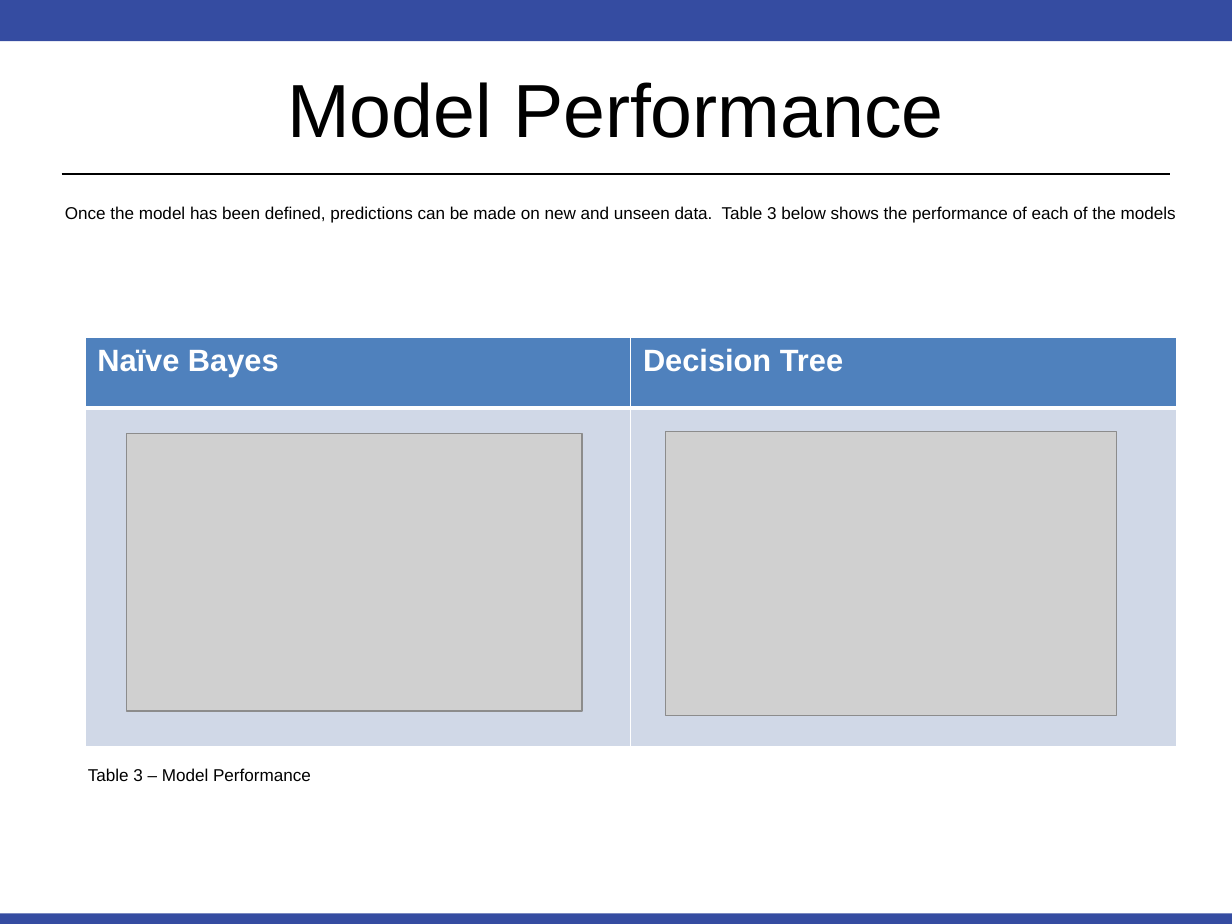
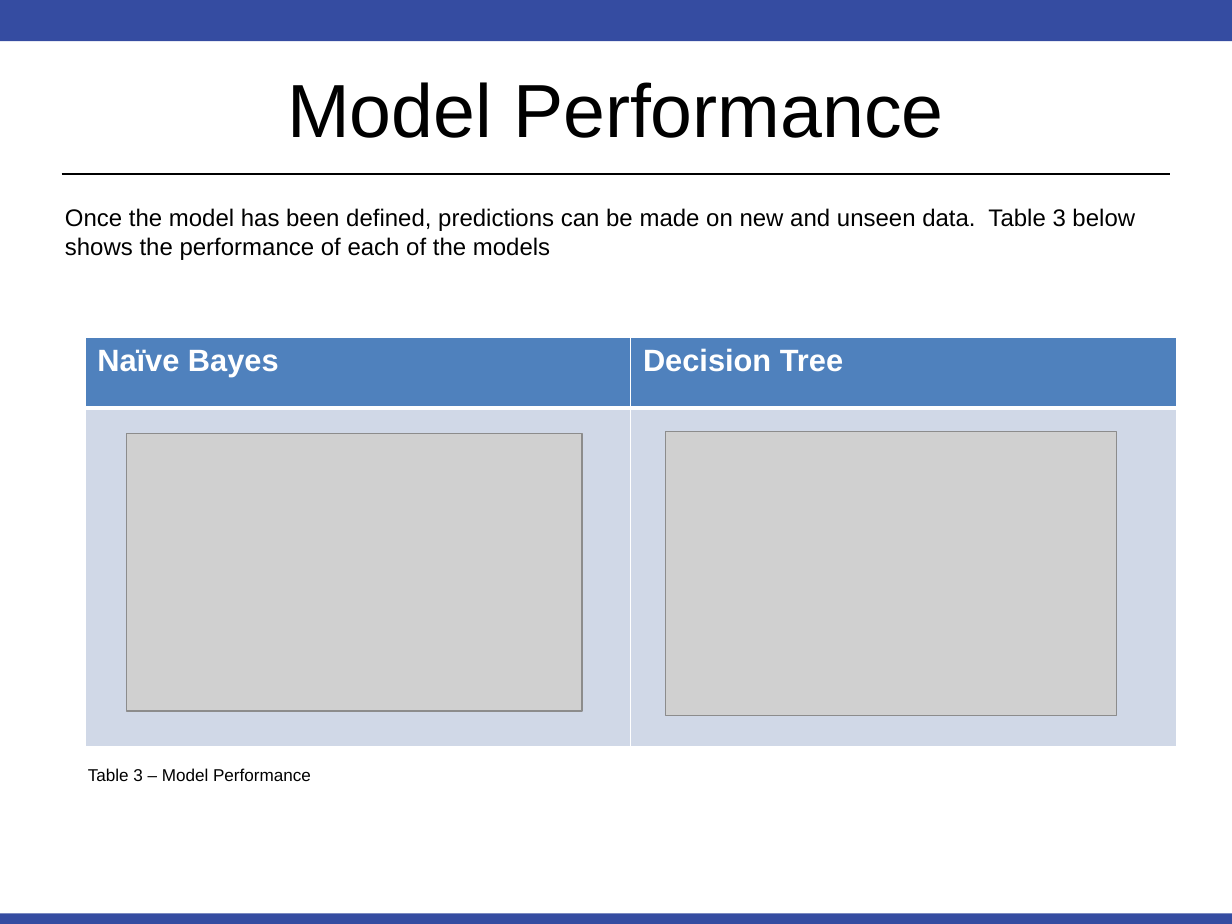
Before and after one commit to RobinsonCW/USWildfireAnalysis, a slide deck: slide 9 of presentation/DS7346_Cloud_Computing_Presentation_jrw.pptx. Drawn at 1232x924 pixels with LibreOffice and Linux fonts; fonts in the diff are those of the drawing; grey boxes stand for pictures. Boxes give left, top, right and bottom in pixels: in the first picture for what was removed or moved away, otherwise in the second. Text is boxed around its words. In the diff, an @@ line names an element or a change of style, - is before the commit and + after.

Commit message:
Updated presentation slides w/ appropriate size fonts

```diff
--- a/presentation/DS7346_Cloud_Computing_Presentation_jrw.pptx
+++ b/presentation/DS7346_Cloud_Computing_Presentation_jrw.pptx
@@ text "Once the model has been ..." at (65, 208, 1135, 260): size 10 to 14 pt @@
```
Also in this commit, not shown: 6 other slides changed.
